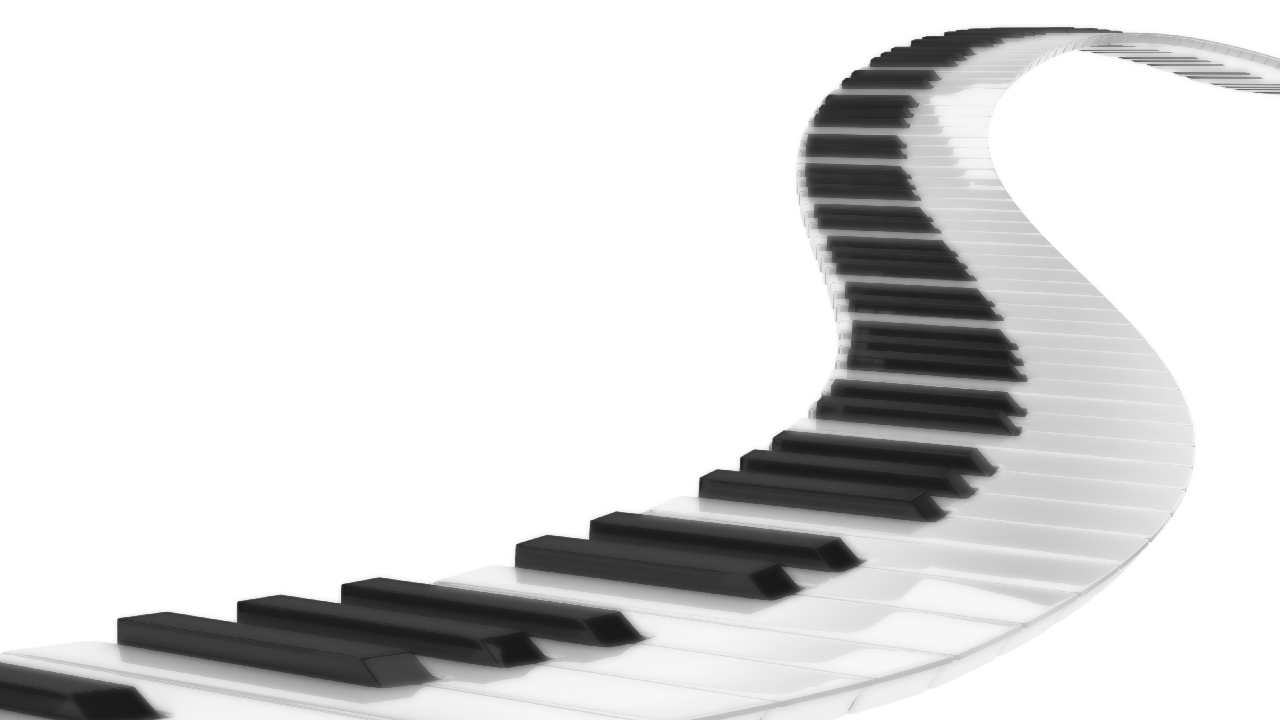
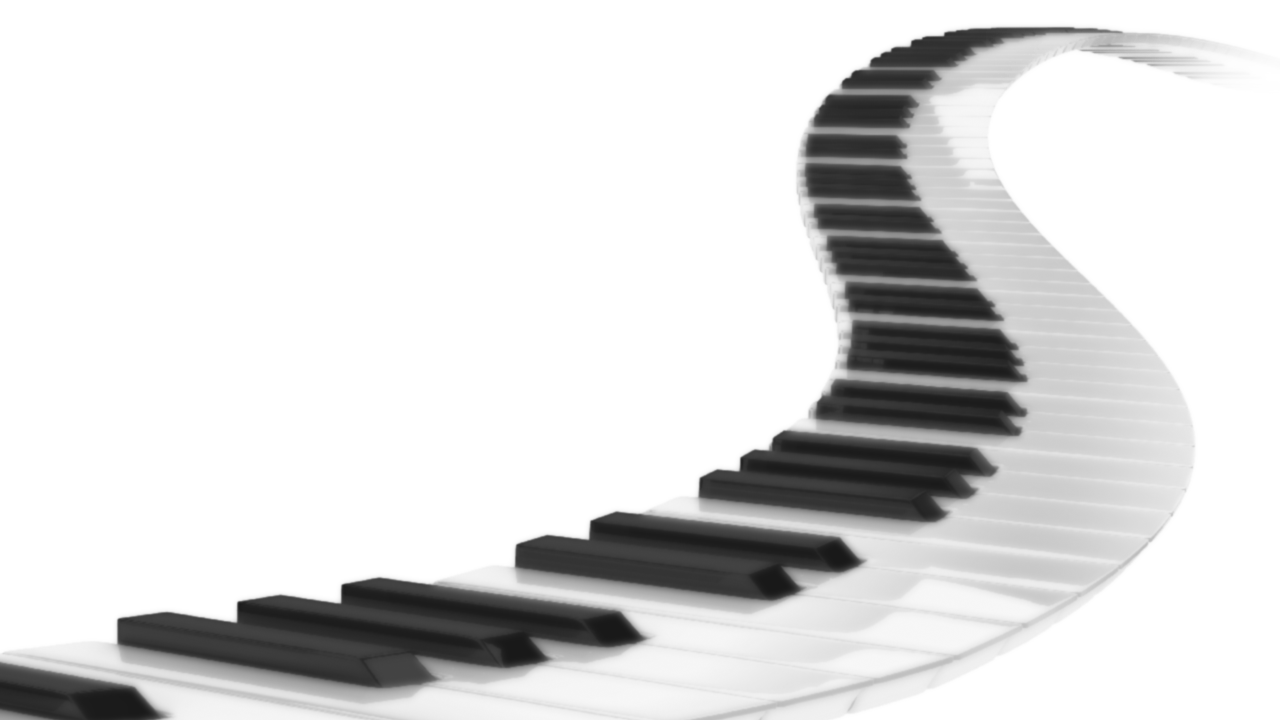
Two versions of the same layered image (1280x720). Layer-by-layer changes:
"9-2-piano-free-png-image copy 2": opacity 51% → 100%, painted on it over [0,26,1280,720]
removed layer "9-2-piano-free-png-image copy" (was 68%) over [0,26,1280,720]
removed layer "9-2-piano-free-png-image" over [0,26,1280,720]